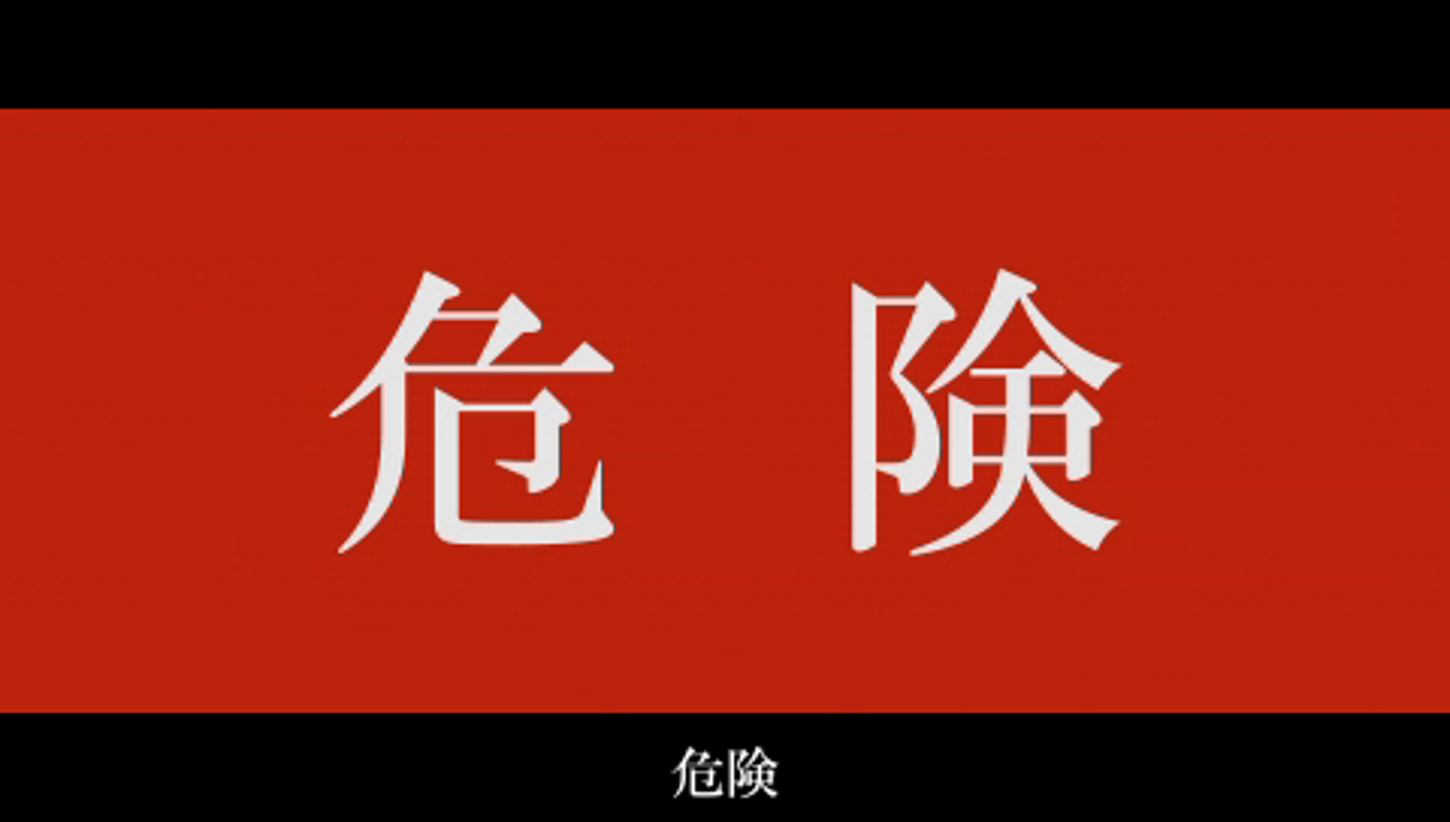
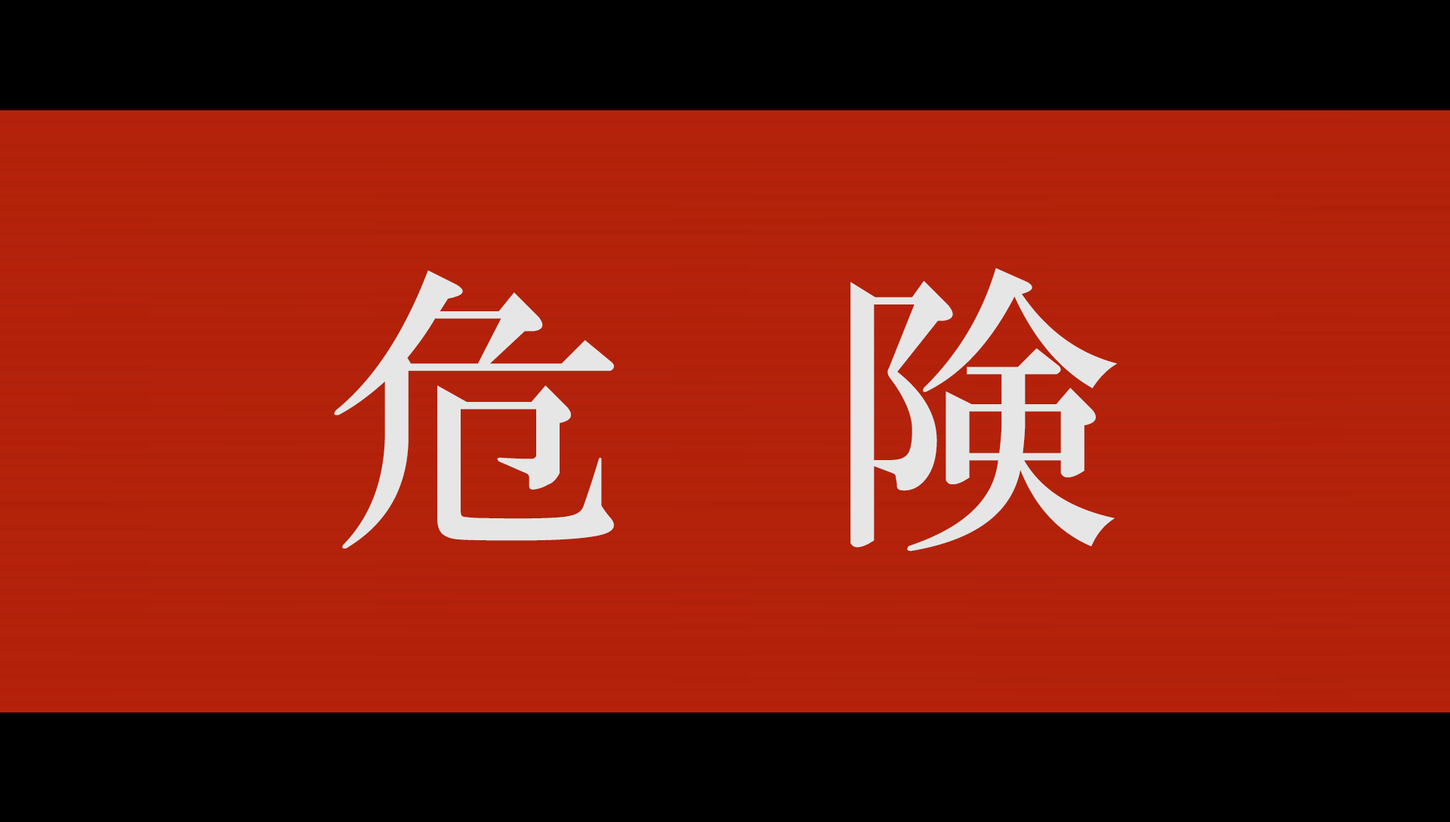
Layers edited between the first and the second 1450 x 822 image:
added layer "危険" above "Layer 2" over [333, 268, 1117, 552]
showed "Layer 2" over [0, 107, 1450, 801]
